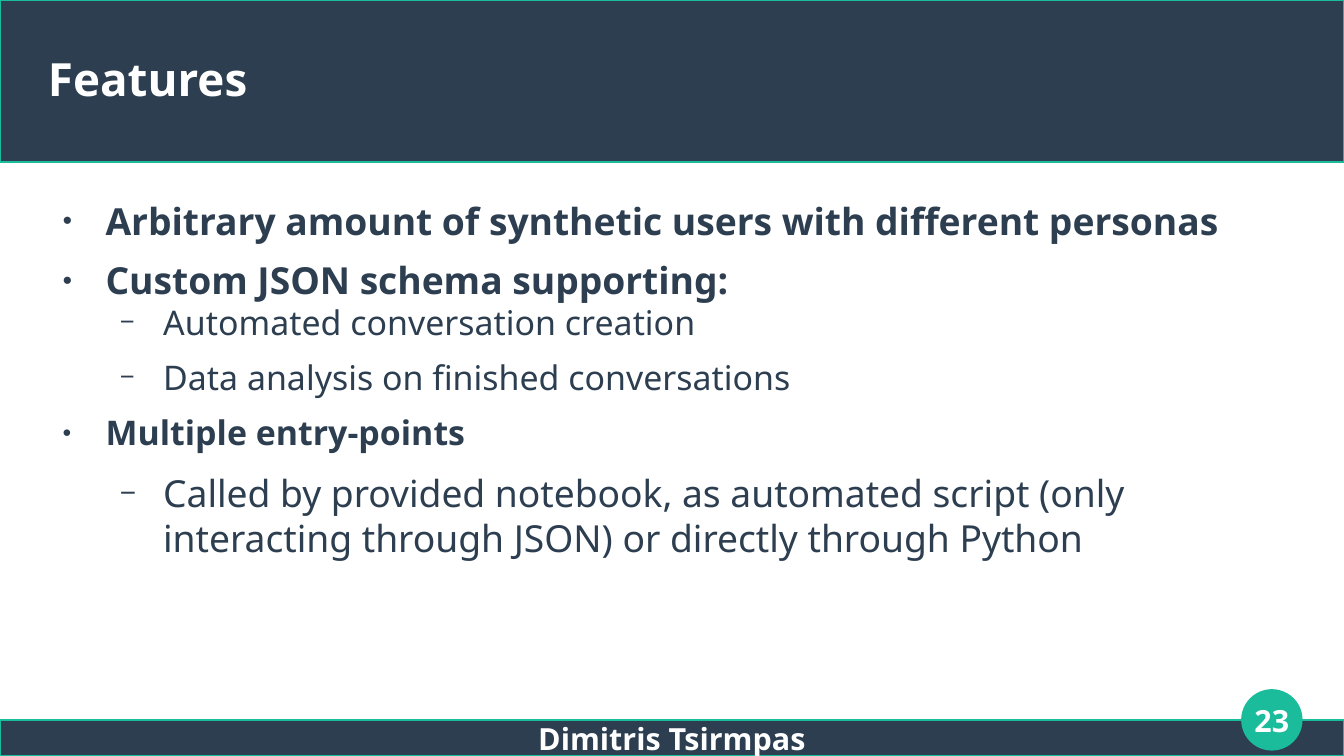
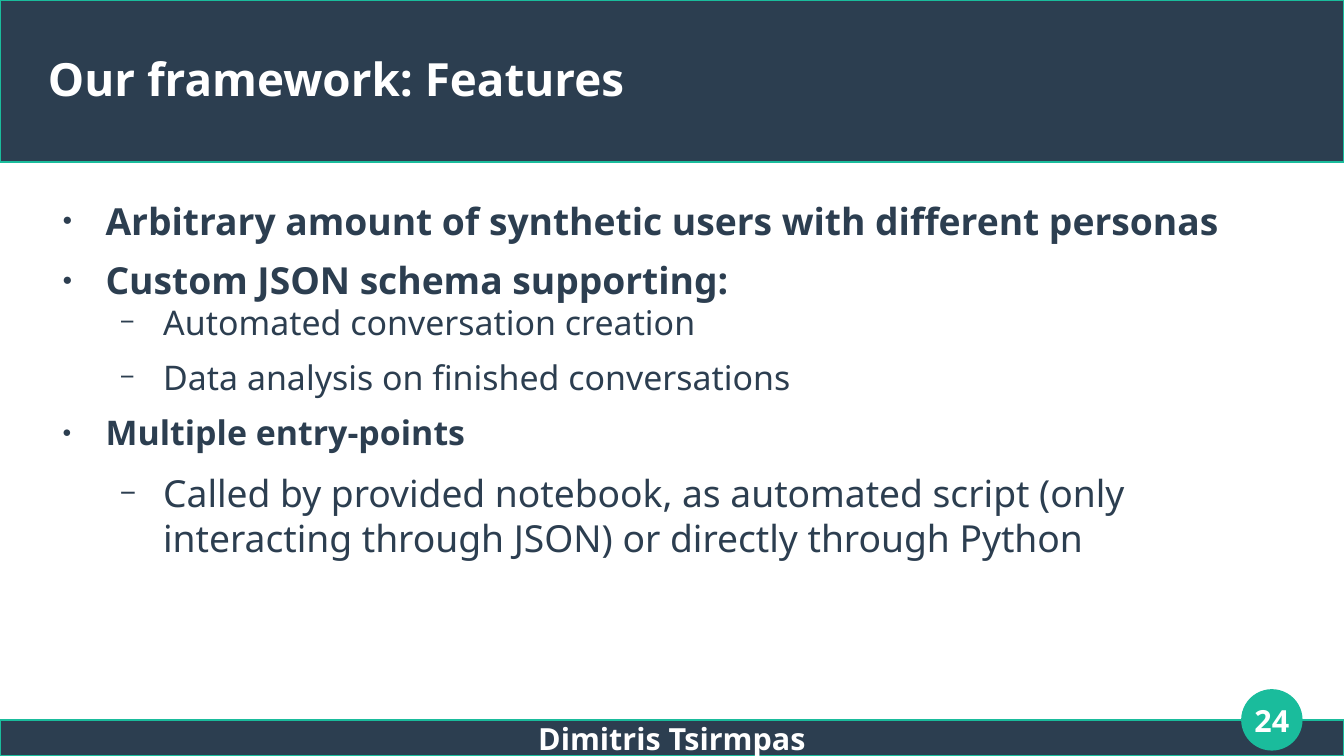
Before and after one commit to dimits-ts/llm_moderation_research, a slide deck: slide 24 of presentations/thesis.odp (slide 23 before the commit). Drawn at 1344x756 pixels with LibreOffice and Linux fonts; fonts in the diff are those of the drawing. Boxes give left, top, right and bottom in pixels: in the first picture for what was removed or moved away, otherwise in the second. Text is boxed around its words. In the diff, an @@ line names an element or a change of style, - is before the commit and + after.

```diff
--- a/presentations/thesis.odp
+++ b/presentations/thesis.odp
@@ title at [48, 61, 624, 97]: text changed @@
-Features
+Our framework: Features
@@ page number at [1254, 710, 1289, 732]: text changed @@
-23
+24
```
Also in this commit, not shown: 14 other slides changed, 6 slides added, 1 slide removed.
